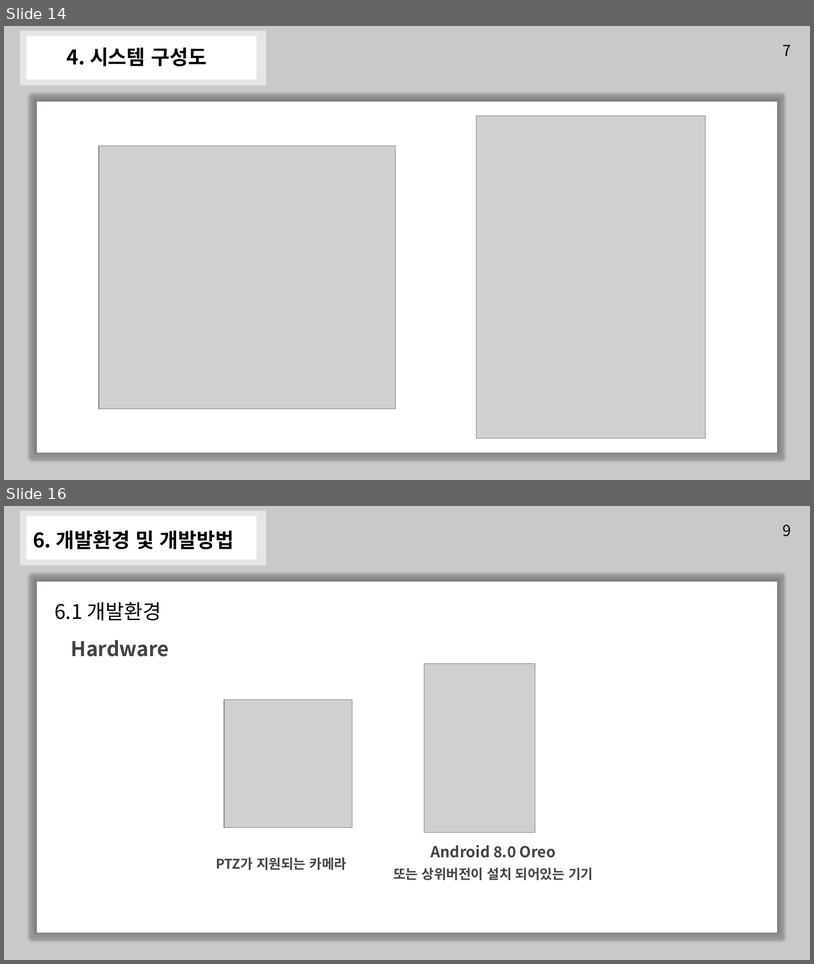
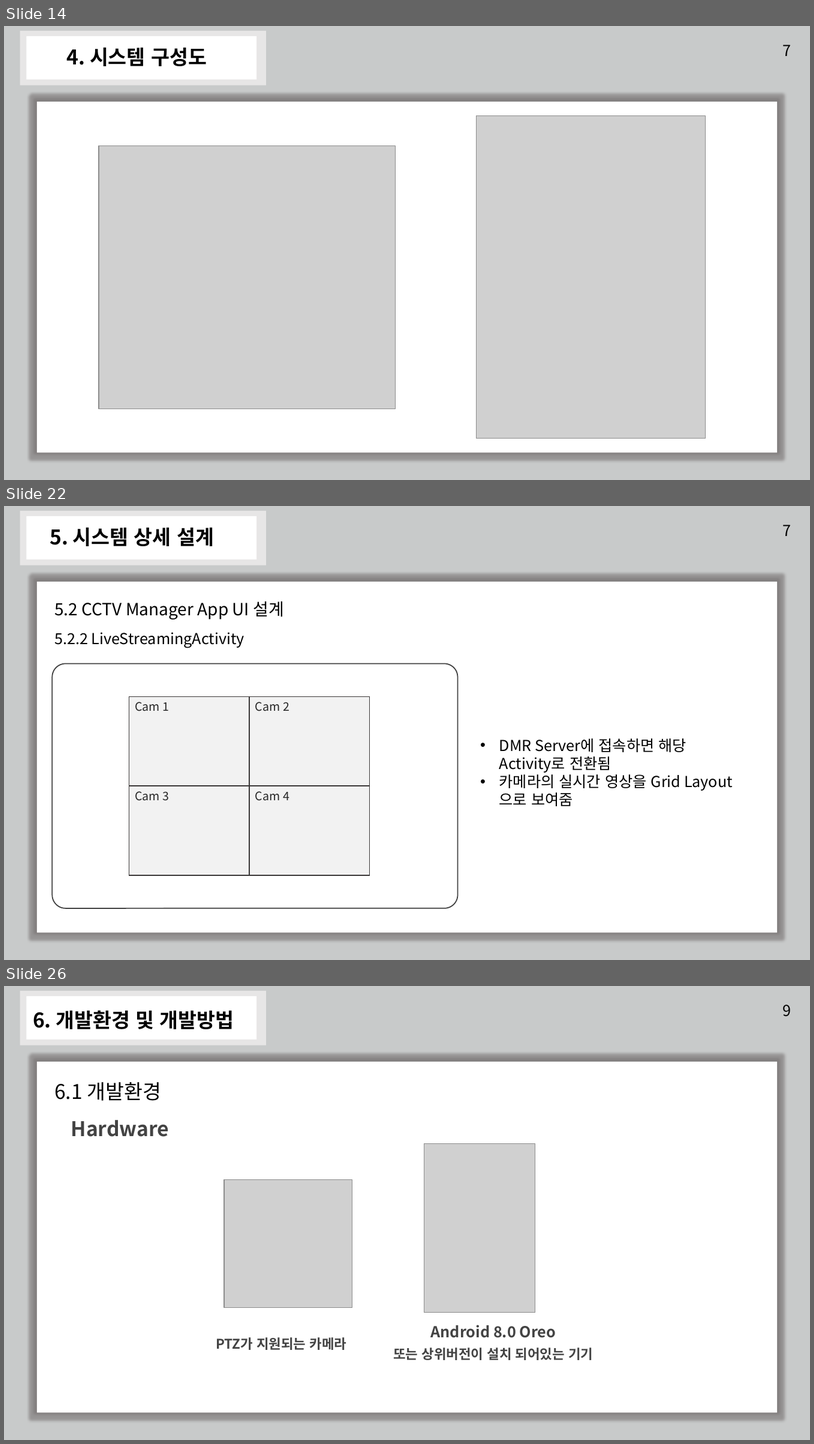
Before and after one commit to TeamGym/CapstonDesign2022-A, a slide deck: Documentation/종합설계_2차_설계서_발표.pptx. Shown one above the other, each under a label of ours: slides 14 and 16 before the commit, slides 14, 22 and 26 after it; the slides between them are not shown. The pictures are 814x964 and 814x1444 pixels, drawn with LibreOffice and Linux fonts; fonts in the diff are those of the drawing; grey boxes stand for pictures. Boxes give left, top, right and bottom in pixels: in the first picture for what was removed or moved away, otherwise in the second. Text is boxed around its words. In the diff, an @@ line names an element or a change of style, - is before the commit and + after.

```diff
--- a/Documentation/종합설계_2차_설계서_발표.pptx
+++ b/Documentation/종합설계_2차_설계서_발표.pptx
@@ slide 22 added at (4, 506, 810, 960), background #FFFFFF @@
@@ rectangle added at (4, 506, 810, 960), fill #C8CACA @@
@@ rectangle added at (20, 511, 266, 565), fill #E7E6E6 @@
@@ rectangle added at (26, 516, 257, 559), fill #FFFFFF, 18 pt, text #FFFFFF @@
+ㅠ
@@ text added at (50, 527, 214, 546), 24 pt, text #000000, bold @@
+5. 시스템 상세 설계
@@ text added at (783, 525, 791, 536), 18 pt, text #000000 @@
+7
@@ rectangle added at (36, 582, 777, 933), fill #FFFFFF @@
@@ text added at (54, 601, 285, 648), 18 pt, text #000000 @@
+5.2 CCTV Manager App UI 설계
+5.2.2 LiveStreamingActivity
@@ rounded rectangle added at (53, 663, 458, 907), outline #404040 1.25 pt @@
@@ rectangle added at (129, 697, 249, 786), fill #F2F2F2, outline #3B3838 1 pt, 14 pt, text #262626 @@
+Cam 1
@@ rectangle added at (249, 697, 370, 786), fill #F2F2F2, outline #3B3838 1 pt, 14 pt, text #262626 @@
+Cam 2
@@ text added at (500, 738, 686, 806), 18 pt, text #000000 @@
+• DMR Server에 접속하면 해당 Activity로 전환됨
+• 카메라의 실시간 영상을 Grid Layout으로 보여줌
@@ rectangle added at (129, 786, 249, 875), fill #F2F2F2, outline #3B3838 1 pt, 14 pt, text #262626 @@
+Cam 3
@@ rectangle added at (249, 786, 370, 875), fill #F2F2F2, outline #3B3838 1 pt, 14 pt, text #262626 @@
+Cam 4
@@ what was slide 16 is now slide 26 @@
```
Also in this commit, not shown: 1 slide changed, 9 other slides added, 1 other file.
